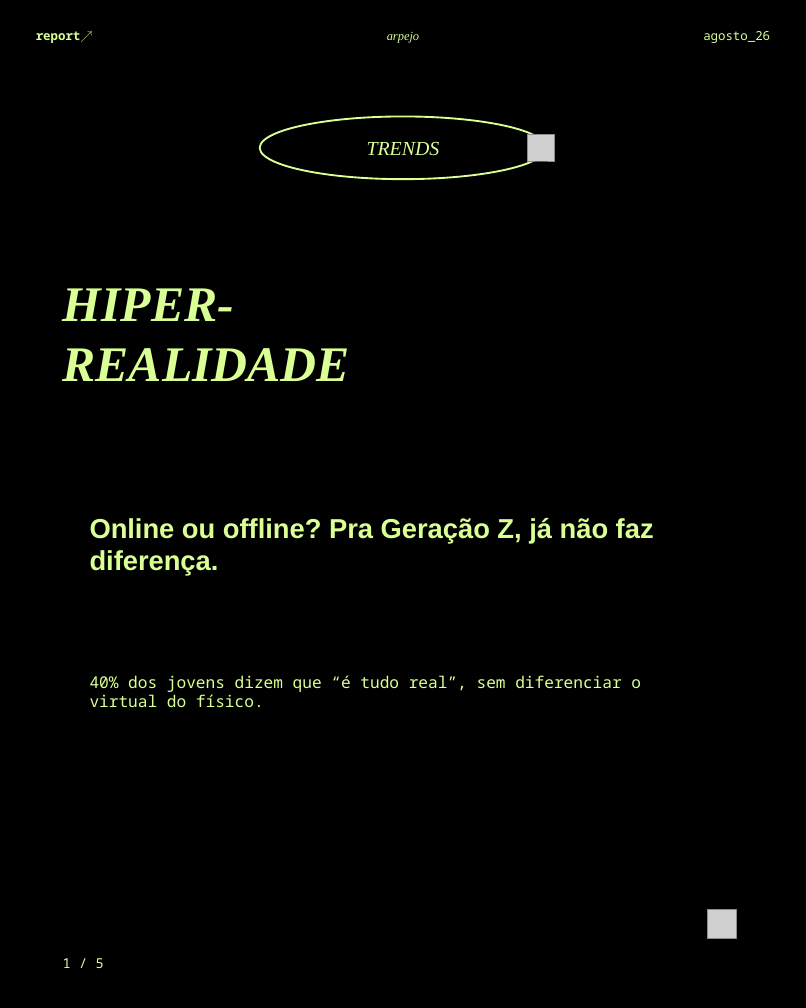
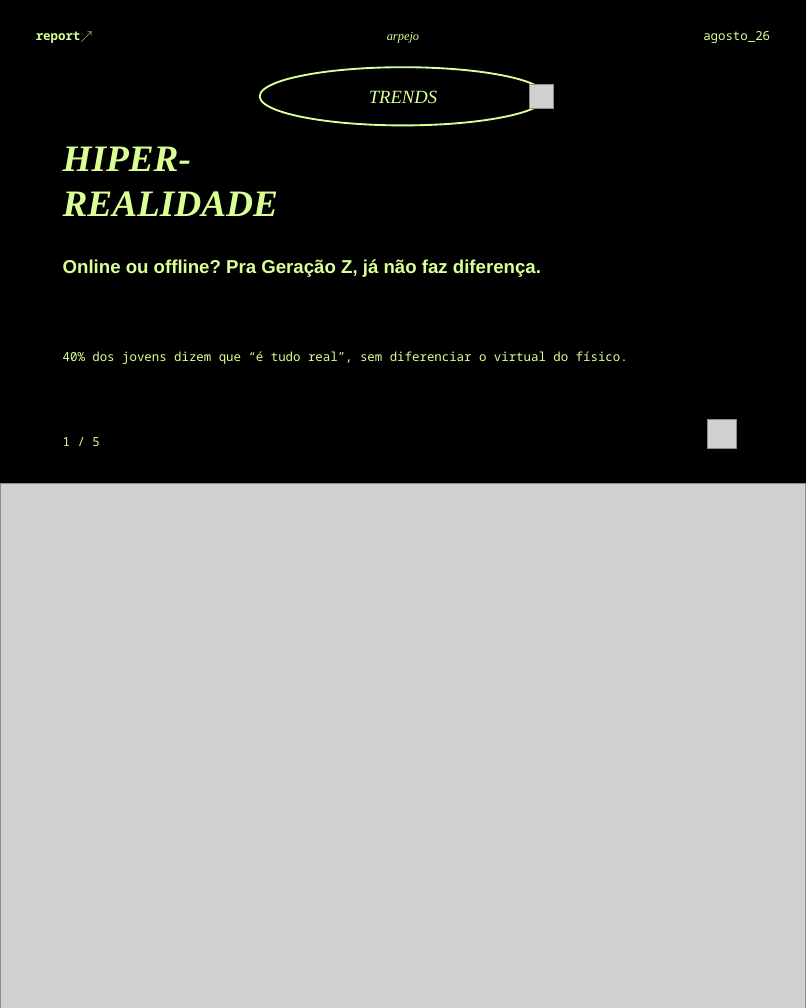
Before and after one commit to BiancaSchwanke/data-manipulation-exercises, a slide deck: slide 2 of entregas-agosto26/carrossel-instagram-agosto26.pptx. Drawn at 806x1008 pixels with LibreOffice and Linux fonts; fonts in the diff are those of the drawing; grey boxes stand for pictures; background and template pictures are left out. Boxes give left, top, right and bottom in pixels: in the first picture for what was removed or moved away, otherwise in the second. Text is boxed around its words. In the diff, an @@ line names an element or a change of style, - is before the commit and + after.

```diff
--- a/entregas-agosto26/carrossel-instagram-agosto26.pptx
+++ b/entregas-agosto26/carrossel-instagram-agosto26.pptx
@@ rectangle removed at [0,0,806,484] @@
@@ text "TRENDS": place and size @@
-text "TRENDS" at [367,141,440,156]
+text "TRENDS" at [369,90,437,104]
@@ text "TRENDS" at [369,90,437,104]: size 16 to 15 pt @@
@@ ellipse: place and size @@
-ellipse at [260,116,546,179]
+ellipse at [260,67,546,125]
@@ picture: place and size @@
-picture at [527,134,553,160]
+picture at [529,84,553,108]
@@ text "HIPER-": place and size @@
-text "HIPER-" at [63,288,350,381]
+text "HIPER-" at [63,146,278,216]
@@ text "HIPER-" at [63,146,278,216]: size 40 to 30 pt; vertical alignment middle to top @@
@@ text "Online ou offline? Pra Geração ...": place and size @@
-text "Online ou offline? Pra Geração ..." at [90,518,654,576]
+text "Online ou offline? Pra Geração ..." at [63,259,541,277]
@@ text "Online ou offline? Pra Geração ..." at [63,259,541,277]: size 22 to 15 pt @@
@@ text "40% dos jovens dizem que ...": place and size @@
-text "40% dos jovens dizem que ..." at [90,675,641,707]
+text "40% dos jovens dizem que ..." at [63,351,628,364]
@@ text "40% dos jovens dizem que ..." at [63,351,628,364]: size 13 to 10 pt @@
@@ picture: place and size @@
-picture at [707,909,736,938]
+picture at [707,419,736,448]
@@ text "1 / 5": place and size @@
-text "1 / 5" at [63,958,104,968]
+text "1 / 5" at [63,437,99,446]
@@ text "1 / 5" at [63,437,99,446]: size 11 to 10 pt @@
@@ picture added at [0,484,806,1008] @@
@@ rounded rectangle removed at [63,484,743,788] @@
```
Also in this commit, not shown: 4 other slides changed, 1 other file.
